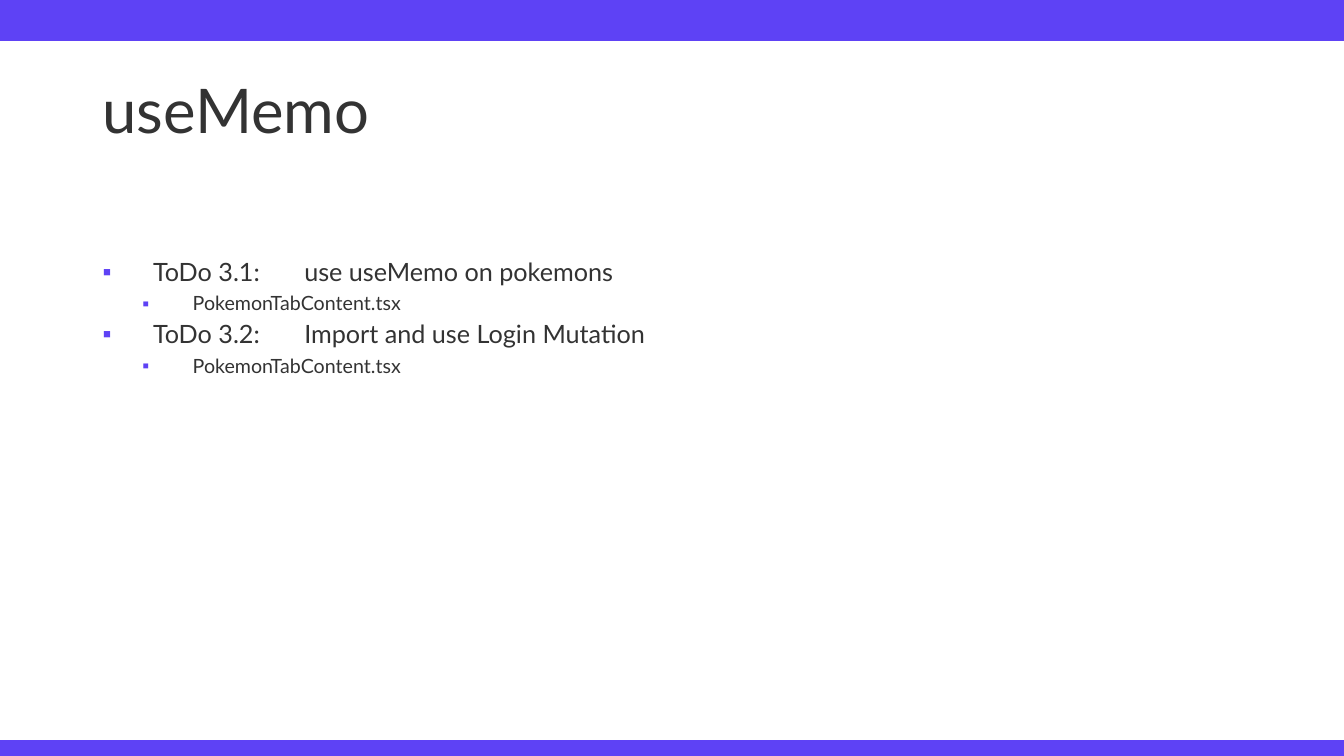
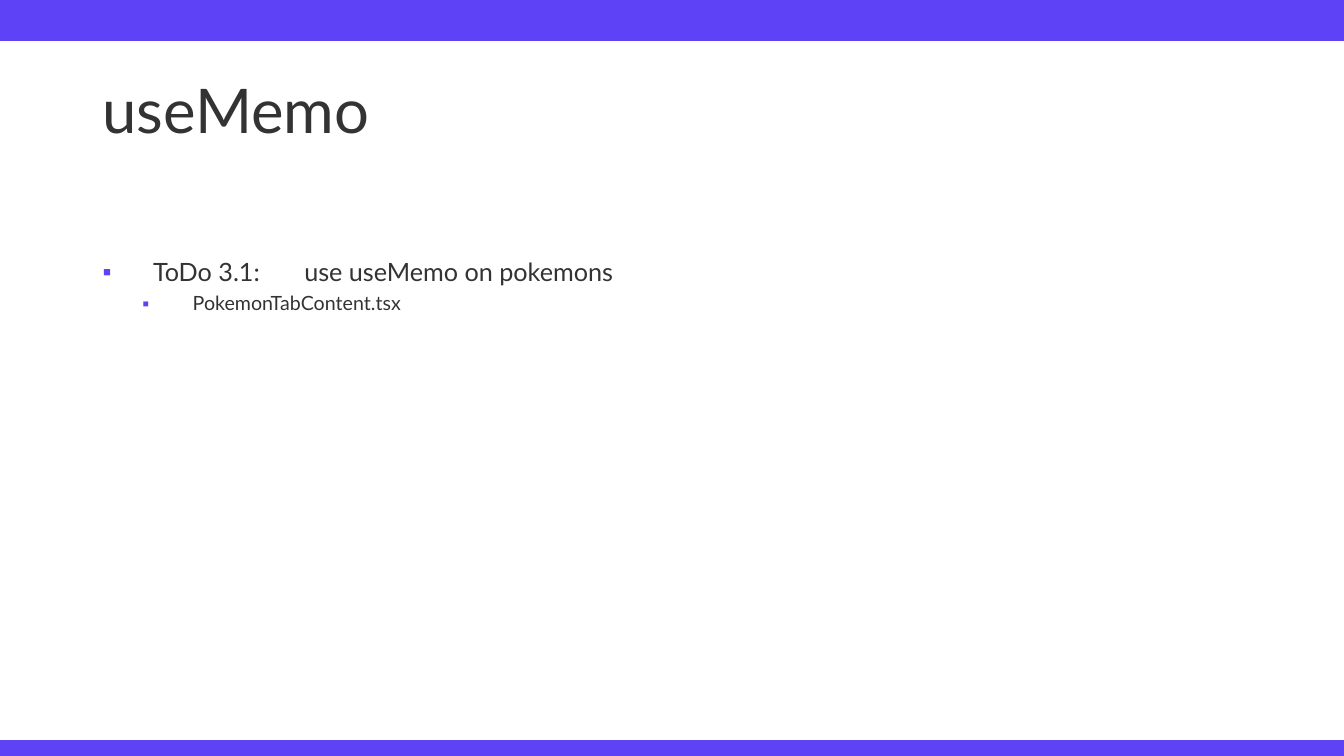
Before and after one commit to TimFehrmannAclue/techlabor_trainings_react_advanced, a slide deck: slide 22 of training_react_advanced.pptx (slide 21 before the commit). Drawn at 1344x756 pixels with LibreOffice and Linux fonts; fonts in the diff are those of the drawing; background and template pictures are left out. Boxes give left, top, right and bottom in pixels: in the first picture for what was removed or moved away, otherwise in the second. Text is boxed around its words. In the diff, an @@ line names an element or a change of style, - is before the commit and + after.

```diff
--- a/training_react_advanced.pptx
+++ b/training_react_advanced.pptx
@@ text at box(153, 324, 645, 373): paragraphs removed @@
-▪ ToDo 3.2: Import and use Login Mutation
-  ▪ PokemonTabContent.tsx
```
Also in this commit, not shown: 11 other slides changed, 2 slides added, 3 slides removed, 2 other files.
